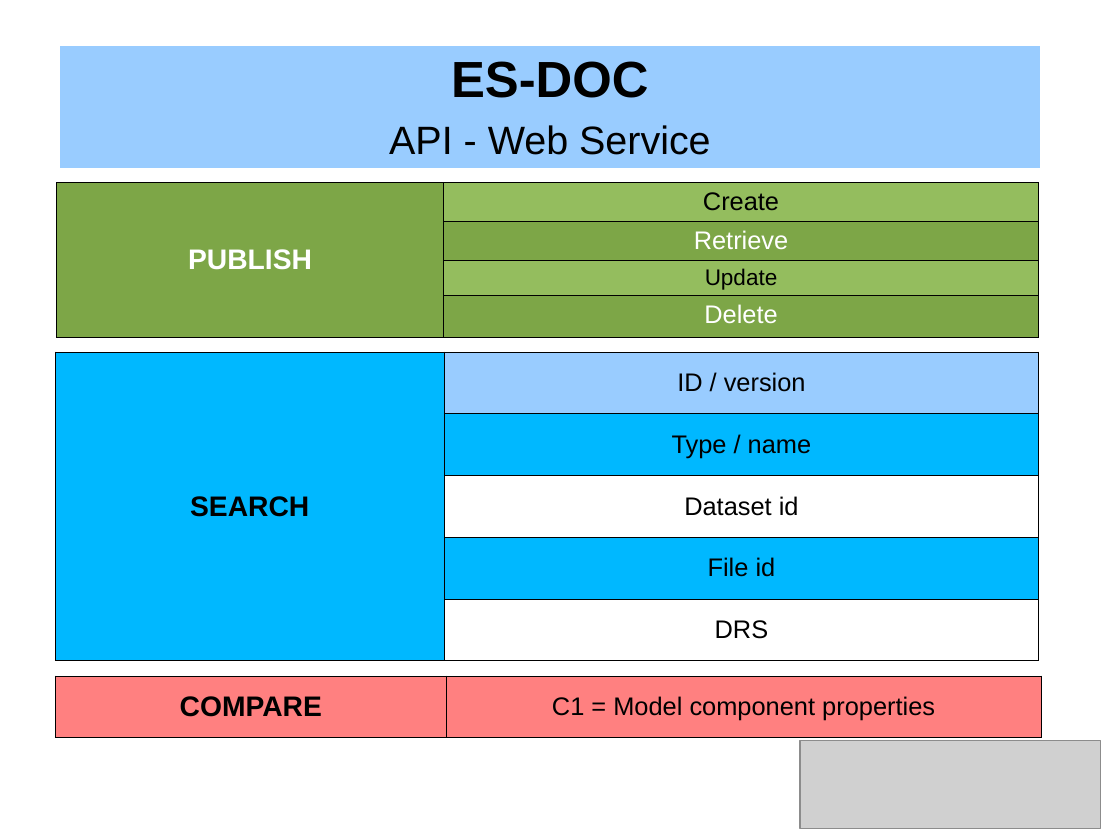
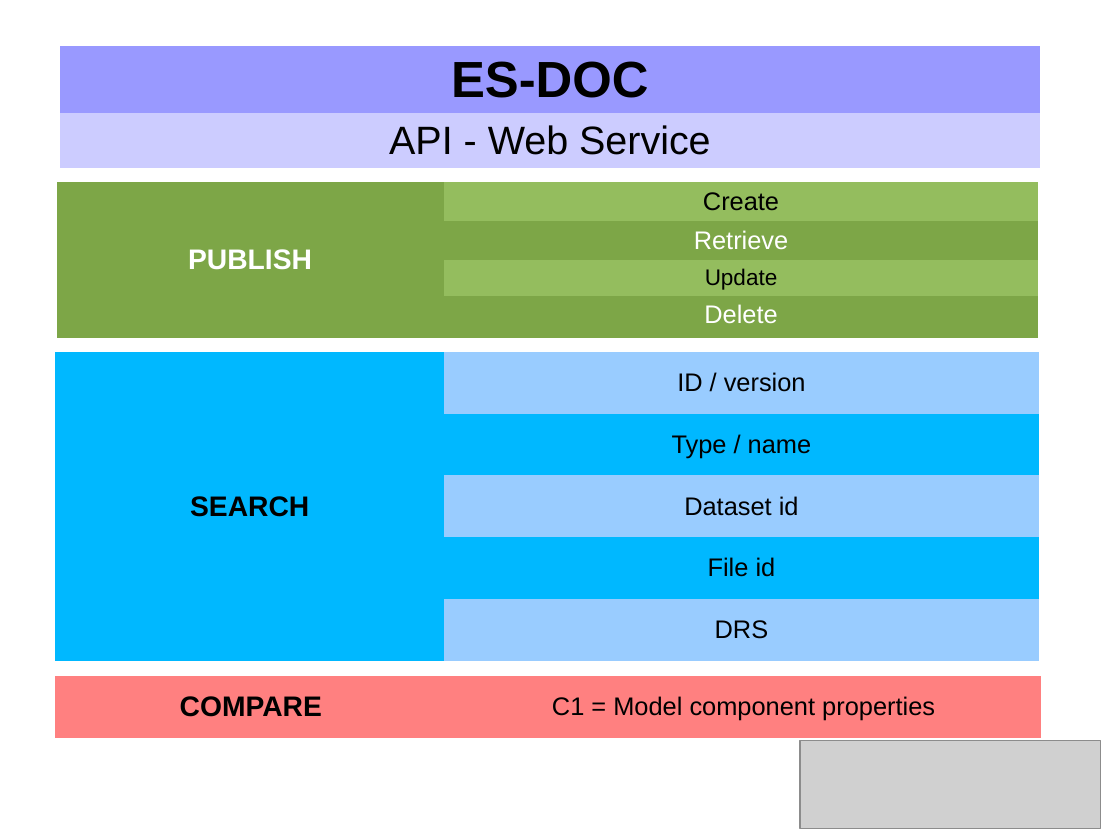
Before and after one commit to ES-DOC/esdoc-docs, a slide deck: slide 7 of presentations/ES-DOC-Introduction.odp. Drawn at 1120x840 pixels with LibreOffice and Linux fonts; fonts in the diff are those of the drawing; grey boxes stand for pictures. Boxes give left, top, right and bottom in pixels: in the first picture for what was removed or moved away, otherwise in the second. Text is boxed around its words. In the diff, an @@ line names an element or a change of style, - is before the commit and + after.

```diff
--- a/presentations/ES-DOC-Introduction.odp
+++ b/presentations/ES-DOC-Introduction.odp
@@ table at [60, 47, 1041, 169] @@
@@ fill #99CCFF to #9999FF in row 1, column 1 @@
@@ fill #99CCFF to #CCCCFF in row 2, column 1 @@
@@ table at [57, 183, 1039, 338] @@
@@ borders changed @@
@@ table at [55, 352, 1039, 661] @@
@@ fill none to #99CCFF in 2 cells @@
@@ borders changed @@
@@ table at [55, 676, 1041, 738] @@
@@ borders changed @@
```
Also in this commit, not shown: 8 other slides changed, 3 other files.
